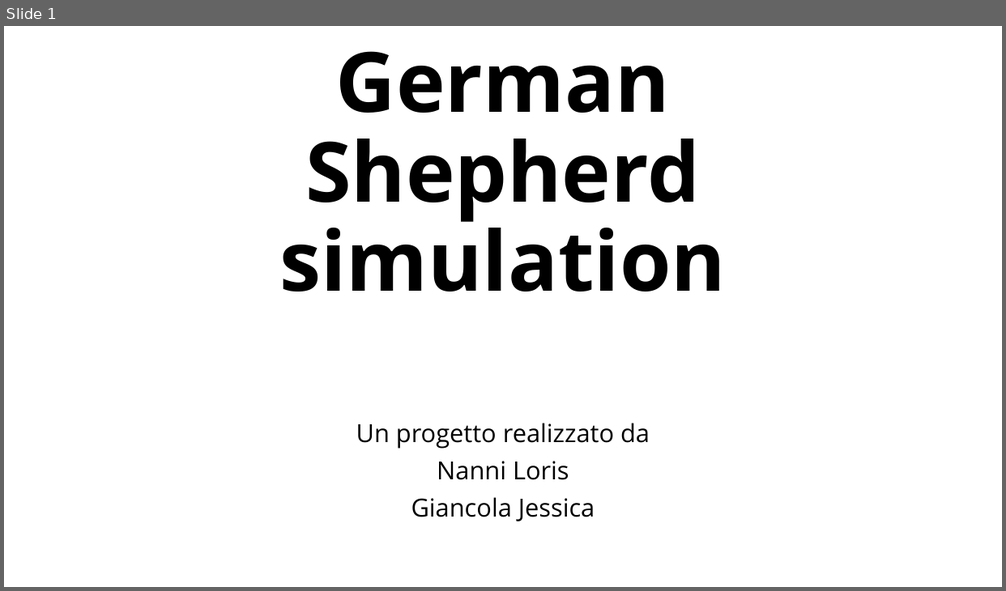
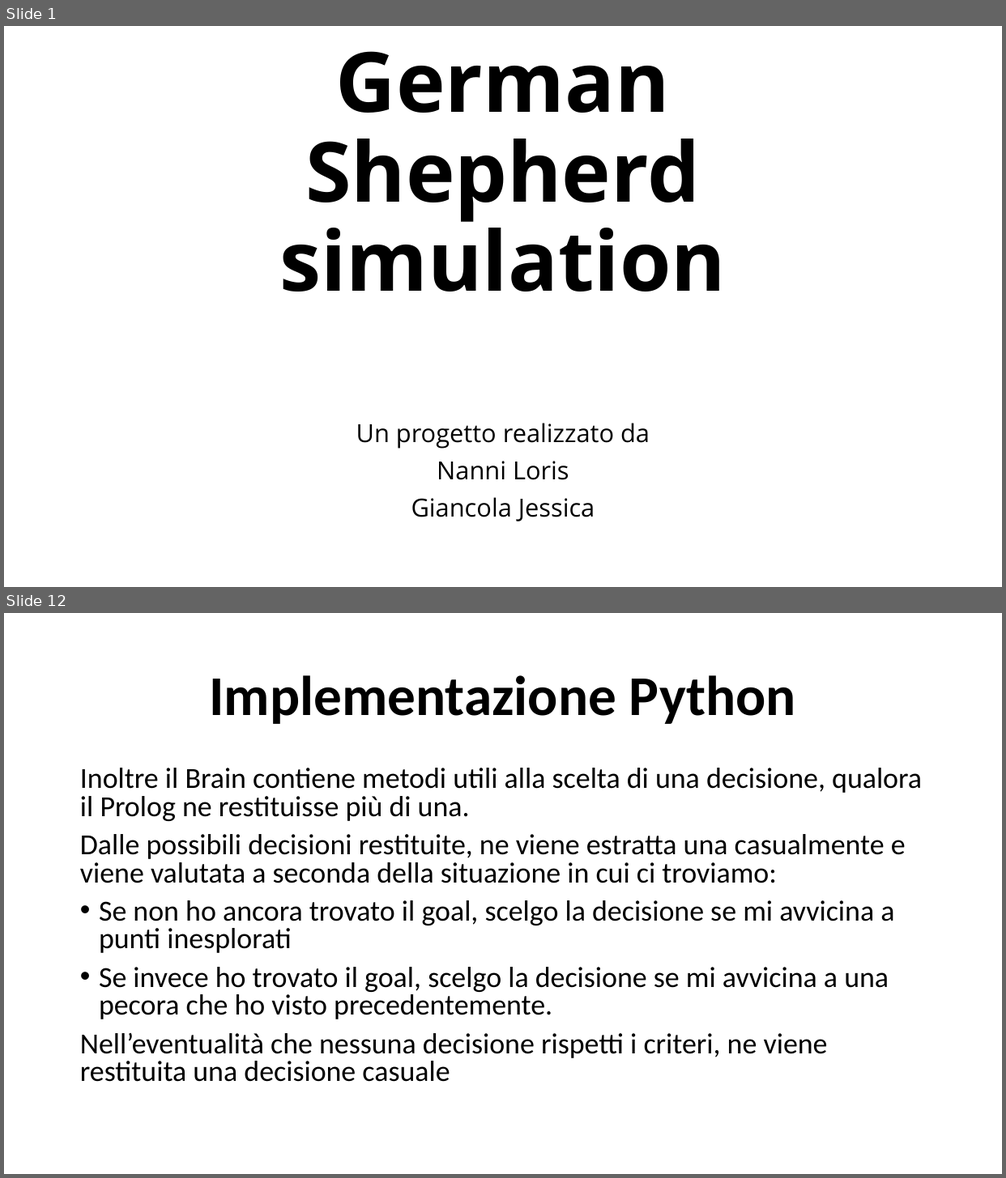
Before and after one commit to LorisNanni91/ProgettoRobotica, a slide deck: Presentazione progetto.pptx. Shown one above the other, each under a label of ours: slide 1 before the commit, slides 1 and 12 after it; the slides between them are not shown. The pictures are 1006x591 and 1006x1178 pixels, drawn with LibreOffice and Linux fonts; fonts in the diff are those of the drawing. Boxes give left, top, right and bottom in pixels: in the first picture for what was removed or moved away, otherwise in the second. Text is boxed around its words. In the diff, an @@ line names an element or a change of style, - is before the commit and + after.

```diff
--- a/Presentazione progetto.pptx
+++ b/Presentazione progetto.pptx
@@ slide 12 added at bbox=[4, 613, 1002, 1174], background #FFFFFF @@
@@ title added at bbox=[209, 675, 796, 724], 54 pt, text #000000, bold @@
+Implementazione Python
@@ text added at bbox=[80, 768, 922, 1082], 28 pt, text #000000 @@
+Inoltre il Brain contiene metodi utili alla scelta di una decisione, qualora il Prolog ne restituisse più di una.
+Dalle possibili decisioni restituite, ne viene estratta una casualmente e viene valutata a seconda della situazione in cui ci troviamo:
+• Se non ho ancora trovato il goal, scelgo la decisione se mi avvicina a punti inesplorati
+• Se invece ho trovato il goal, scelgo la decisione se mi avvicina a una pecora che ho visto precedentemente.
+Nell’eventualità che nessuna decisione rispetti i criteri, ne viene restituita una decisione casuale
```
Also in this commit, not shown: 1 slide changed, 11 other slides added, 1 slide removed, 54 other files.
